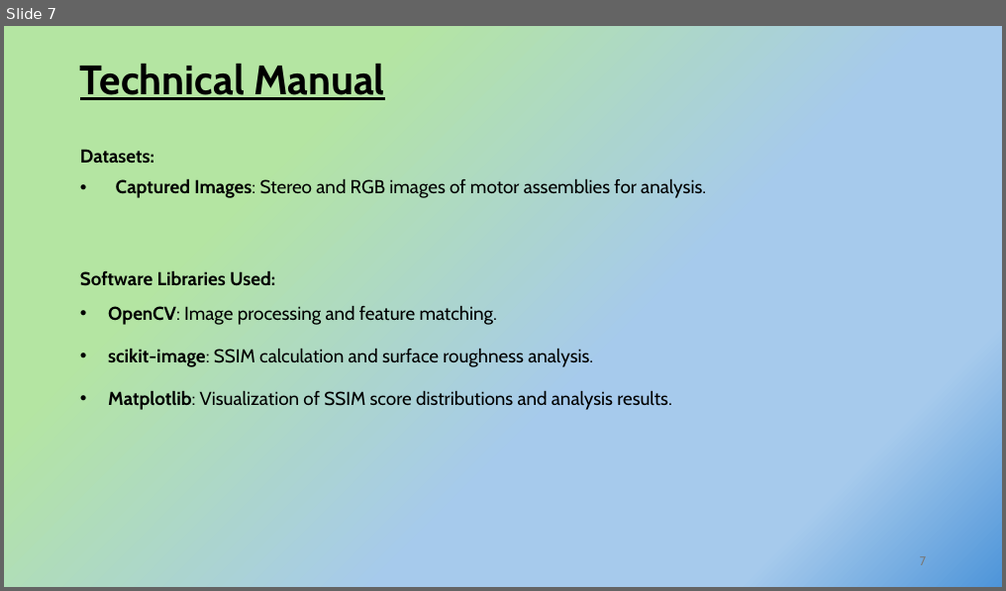
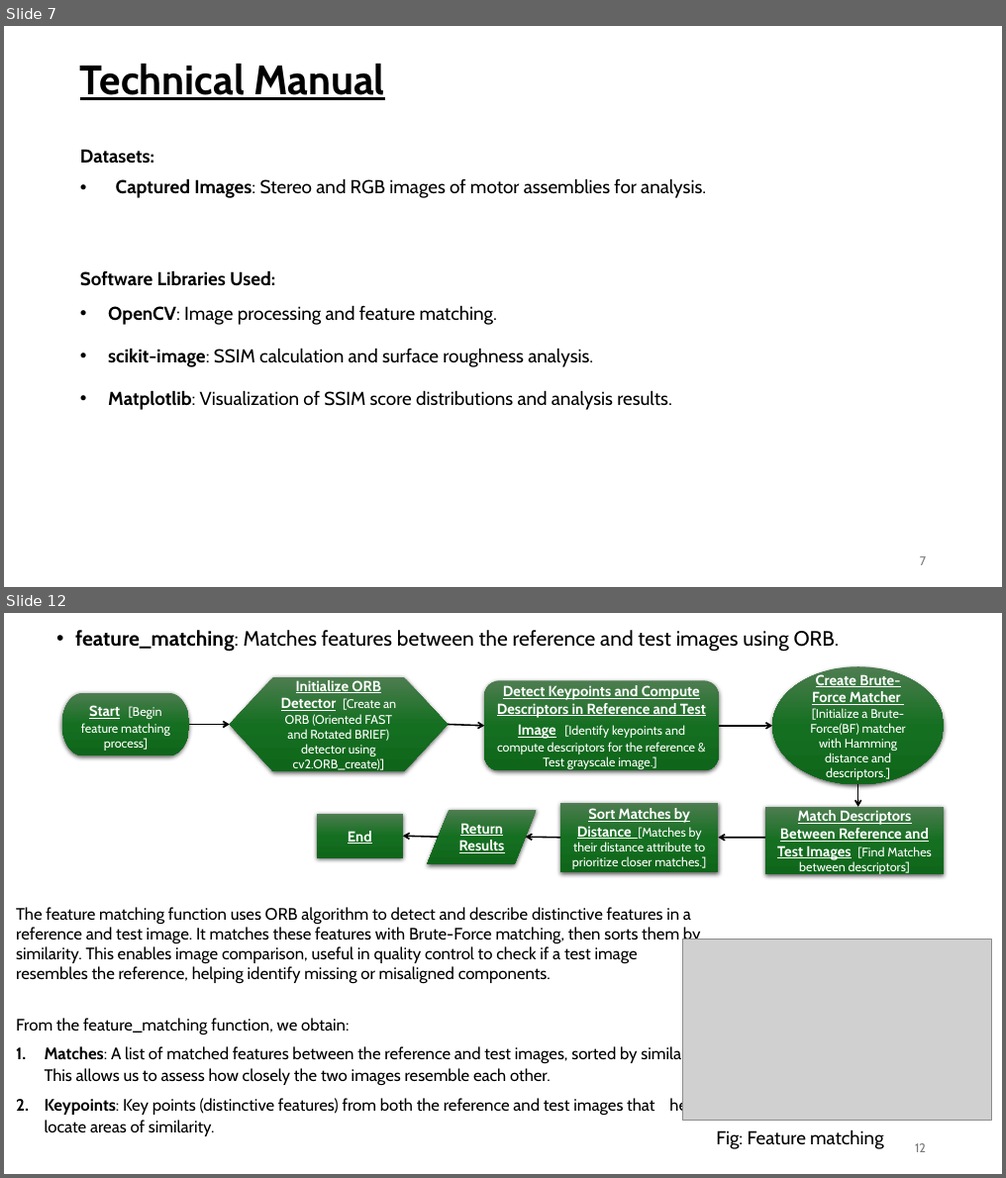
Before and after one commit to arpankumar2520/IDEAS_TIH_Project, a slide deck: MOTOR ASSEMBLY MONITORING THROUGH IMAGE ANALYSIS.pptx. Shown one above the other, each under a label of ours: slide 7 before the commit, slides 7 and 12 after it; the slides between them are not shown. The pictures are 1006x591 and 1006x1178 pixels, drawn with LibreOffice and Linux fonts; fonts in the diff are those of the drawing; grey boxes stand for pictures; background and template pictures are left out. Boxes give left, top, right and bottom in pixels: in the first picture for what was removed or moved away, otherwise in the second. Text is boxed around its words. In the diff, an @@ line names an element or a change of style, - is before the commit and + after.

```diff
--- a/MOTOR ASSEMBLY MONITORING THROUGH IMAGE ANALYSIS.pptx
+++ b/MOTOR ASSEMBLY MONITORING THROUGH IMAGE ANALYSIS.pptx
@@ slide 12 added at [4,613,1002,1174], background picture (left out) @@
@@ text added at [75,630,840,652], 20 pt, text #000000 @@
+• feature_matching: Matches features between the reference and test images using ORB.
@@ ellipse added at [773,666,944,784], fill gradient #4D7E50 to #156F21 to #0F661B, 12 pt, text #FFFFFF @@
+Create Brute-Force Matcher [Initialize a Brute-Force(BF) matcher with Hamming distance and descriptors.]
@@ pill shape added at [62,693,190,756], fill gradient #4D7E50 to #156F21 to #0F661B, 12 pt, text #FFFFFF @@
+Start [Begin feature matching process]
@@ flow chart preparation added at [230,677,448,771], fill gradient #4D7E50 to #156F21 to #0F661B, 12 pt, text #FFFFFF @@
+Initialize ORB Detector [Create an ORB (Oriented FAST and Rotated BRIEF) detector using cv2.ORB_create)]
@@ rounded rectangle added at [484,680,719,770], fill gradient #4D7E50 to #156F21 to #0F661B, 12 pt, text #FFFFFF @@
+Detect Keypoints and Compute Descriptors in Reference and Test Image [Identify keypoints and compute descriptors for the reference & Test grayscale image.]
@@ arrow added from (190, 725) to (230, 725), #000000 1.5 pt @@
@@ arrow added from (448, 725) to (484, 726), #000000 1.5 pt @@
@@ arrow added from (719, 726) to (773, 726), #000000 1.5 pt @@
@@ arrow added from (858, 784) to (858, 807), #000000 1.5 pt @@
@@ rectangle added at [317,814,403,858], fill gradient #4D7E50 to #156F21 to #0F661B, 14 pt, text #FFFFFF, bold, underline @@
+End
@@ flow chart input output added at [427,810,537,864], fill gradient #4D7E50 to #156F21 to #0F661B, 14 pt, text #FFFFFF, bold, underline @@
+Return Results
@@ rectangle added at [561,803,719,872], fill gradient #4D7E50 to #156F21 to #0F661B, 12 pt, text #FFFFFF @@
+Sort Matches by Distance [Matches by their distance attribute to prioritize closer matches.]
@@ rectangle added at [765,807,944,875], fill gradient #4D7E50 to #156F21 to #0F661B, 14 pt, text #FFFFFF, bold, underline @@
+Match Descriptors Between Reference and Test Images [Find Matches between descriptors]
@@ arrow added from (439, 837) to (403, 836), #000000 1.5 pt @@
@@ arrow added from (561, 838) to (526, 837), #000000 1.5 pt @@
@@ arrow added from (765, 838) to (718, 838), #000000 1.5 pt @@
@@ text added at [16,907,707,1137], 16 pt, text #000000 @@
+The feature matching function uses ORB algorithm to detect and describe distinctive features in a reference and test image. It matches these features with Brute-Force matching, then sorts them by similarity. This enables image comparison, useful in quality control to check if a test image resembles the reference, helping identify missing or misaligned components.
+From the feature_matching function, we obtain:
+1. Matches: A list of matched features between the reference and test images, sorted by similarity. This allows us to assess how closely the two images resemble each other.
+2. Keypoints: Key points (distinctive features) from both the reference and test images that help locate areas of similarity.
@@ picture added at [682,939,991,1121] @@
@@ text added at [716,1130,884,1150], 18 pt, text #000000 @@
+Fig: Feature matching
@@ page number added at [915,1144,926,1153], 12 pt, text #797979 @@
+12
@@ slide 7 changed as well @@
@@ background gradient #B4E5A2 to #A6CAEC to #4E95D9 to picture (left out) @@
```
Also in this commit, not shown: 10 other slides changed, 6 other slides added, 9 slides removed, 6 other files.
